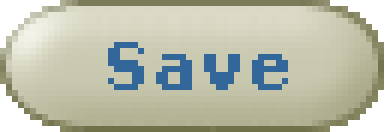
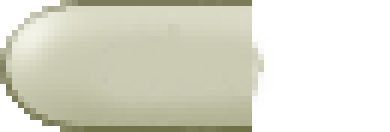
Before/after of a (390, 132) layered artwork. What changed in the layer stack:
hid "Layer 2" over [300, 0, 384, 132]
hid "Save" over [108, 42, 288, 90]
hid "Layer 3" over [102, 0, 300, 132]
painted on "Layer 1" over [90, 0, 288, 132]
